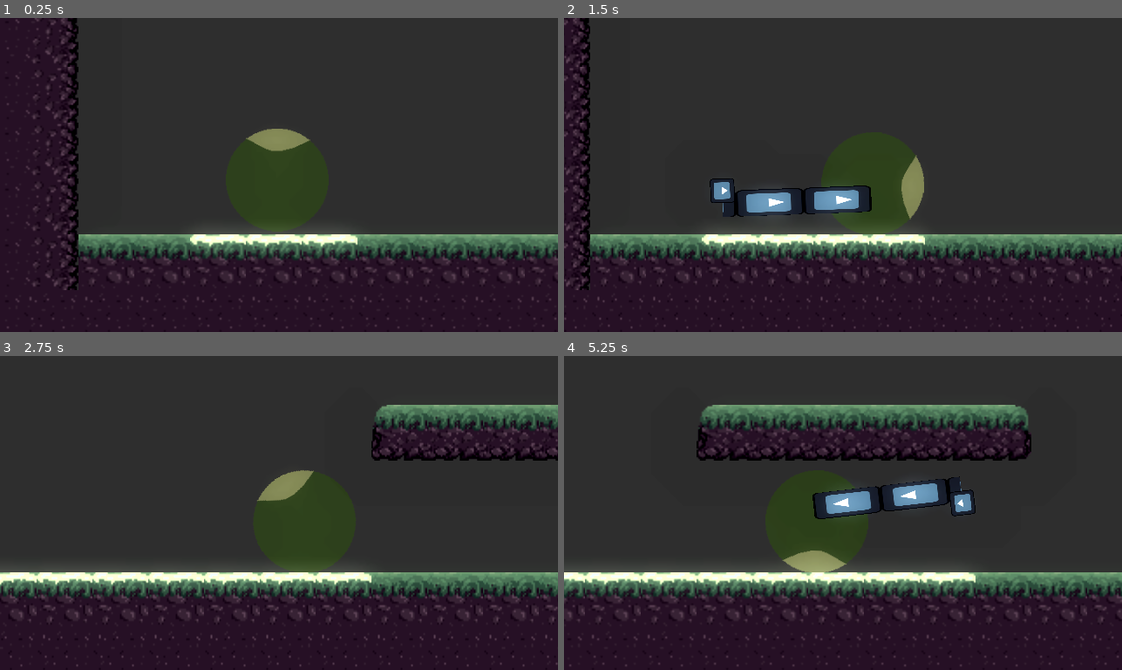
Above: before the commit, frames 1-4 (two rows, left to right).
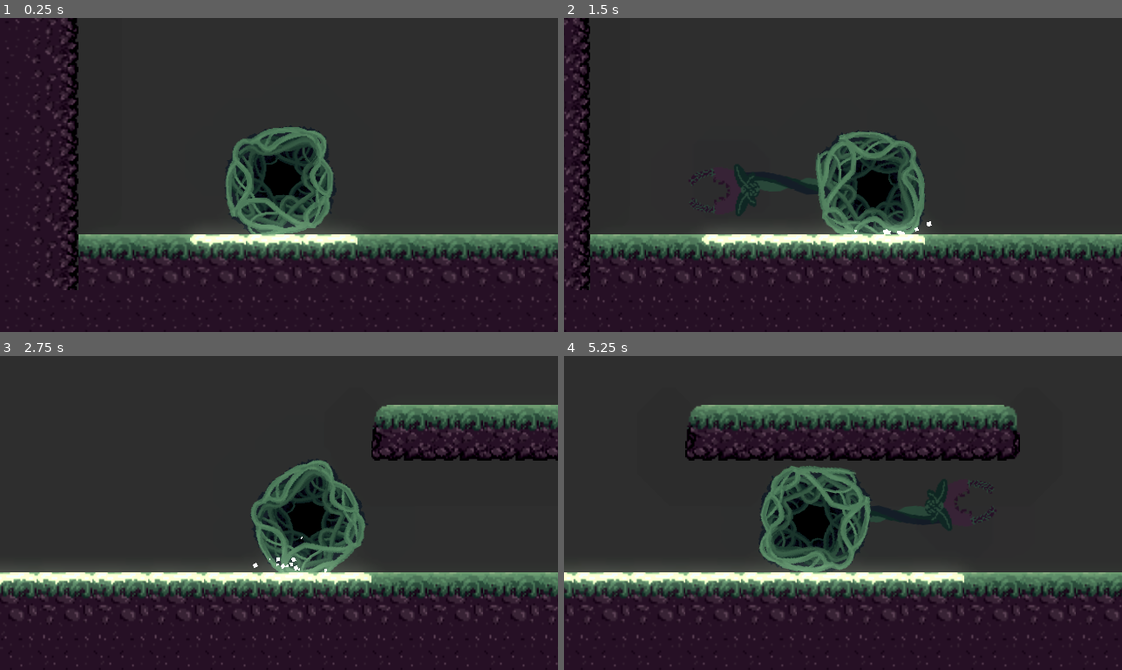
Above: after the commit, the same moments.

Repository: ViolInKK/Pirate-Software-Gamejam
Game: Godot game, scene res://scenes/lvls/test_lvl.tscn
Two runs of this game, one before a commit and one after it. Both use one fixed random seed, a clock stepped at 60 frames per second and the inputs below. The engine's default icon, where the game draws it, is replaced by a stand-in: a white triangle on a blue panel in a dark square.
Inputs (mouse positions are in pixels of both pictures, inside the frame that each line leads up to):
- Up to frame 1 (0.25 s): no input
- Up to frame 2 (1.5 s): move the mouse to (965, 159) at 0.52 s; hold D (right) 0.53-1.28 s; click (965, 159) at 0.67 s; move the mouse to (731, 190) at 1.27 s; hold S (down) from 1.28 s (still down); click (731, 190) at 1.42 s
- Up to frame 3 (2.75 s): move the mouse to (334, 443) at 2.02 s; release S (down) at 2.03 s; hold D (right) from 2.03 s (still down); click (334, 443) at 2.17 s
- Up to frame 4 (5.25 s): move the mouse to (815, 575) at 2.77 s; release D (right) at 2.78 s; hold W (up) 2.78-3.53 s; click (815, 575) at 2.92 s; move the mouse to (1010, 560) at 3.52 s; hold A (left) 3.53-5.03 s; click (1010, 560) at 3.67 s; move the mouse to (675, 465) at 4.27 s; click (675, 465) at 4.42 s; move the mouse to (870, 513) at 5.02 s; hold S (down) from 5.03 s (still down); click (870, 513) at 5.17 s

The runs differ from the first frame. In frame 1, 4.9% of the frame differs, in the area x 40-61%, y 34-69%; in frame 2, 6.3%; in frame 3, 4.8%; in frame 4, 15%, in the area x 0-100%, y 15-99%.

Commit message:
player assets. particles

Diff:
--- a/scenes/lvls/test_lvl.gd
+++ b/scenes/lvls/test_lvl.gd
@@ -11,11 +11,16 @@
 	player_projectile_instance.direction = direction
 	$Projectiles.add_child(player_projectile_instance, true)
 
+func emit_particles(tile_pos):
+	var global_pos = $TileMap.map_to_local(tile_pos)
+	$Particles.position = global_pos
+	$Particles.emitting = true
+
 func _on_player_touched_top_tile(tile_pos):
 	$TileMap.set_cell(1, tile_pos, 0, trail_atlas_cords[0])
-	#var global_pos = $TileMap.map_to_local(tile_pos)
-	#$Particles.position = global_pos
-	#$Particles.emitting = true
+	var global_pos = $TileMap.map_to_local(tile_pos)
+	$Particles/TopParticles.position = global_pos
+	$Particles/TopParticles.emitting = true
 
 func _on_player_touched_right_tile(tile_pos):
 	$TileMap.set_cell(2, tile_pos, 0, trail_atlas_cords[1])
--- a/scenes/lvls/test_lvl.tscn
+++ b/scenes/lvls/test_lvl.tscn
@@ -1,17 +1,8 @@
-[gd_scene load_steps=8 format=3 uid="uid://dilhxc07axdjj"]
+[gd_scene load_steps=10 format=3 uid="uid://dilhxc07axdjj"]
 
 [ext_resource type="PackedScene" uid="uid://c2hxdnot1llb6" path="res://scenes/player/player.tscn" id="1_ak1gj"]
 [ext_resource type="Script" path="res://scenes/lvls/test_lvl.gd" id="1_l0wt0"]
 [ext_resource type="Texture2D" uid="uid://dmi2rwixrpvmu" path="res://assets/tileset.png" id="3_oy6t2"]
-
-[sub_resource type="ParticleProcessMaterial" id="ParticleProcessMaterial_4pako"]
-emission_shape = 1
-emission_sphere_radius = 5.23
-particle_flag_disable_z = true
-gravity = Vector3(0, -100.8, 0)
-orbit_velocity_min = 0.0
-orbit_velocity_max = 0.0
-scale_max = 3.0
 
 [sub_resource type="Environment" id="Environment_i5cbm"]
 background_mode = 3
@@ -33,6 +24,29 @@
 adjustment_brightness = 0.95
 adjustment_contrast = 1.51
 adjustment_saturation = 0.43
+
+[sub_resource type="Curve" id="Curve_el7jf"]
+_data = [Vector2(0, 1), 0.0, 0.0, 0, 0, Vector2(0.511415, 1), 0.0, 0.0, 0, 0, Vector2(0.922374, 0), 0.0, 0.0, 0, 0]
+point_count = 3
+
+[sub_resource type="CurveTexture" id="CurveTexture_1t3tx"]
+curve = SubResource("Curve_el7jf")
+
+[sub_resource type="ParticleProcessMaterial" id="ParticleProcessMaterial_4pako"]
+emission_shape = 1
+emission_sphere_radius = 10.53
+particle_flag_disable_z = true
+direction = Vector3(0, -1, 0)
+spread = 71.78
+gravity = Vector3(0, 0, 0)
+initial_velocity_min = 50.0
+initial_velocity_max = 100.0
+angular_velocity_min = 11.9
+angular_velocity_max = 119.0
+orbit_velocity_min = 0.0
+orbit_velocity_max = 0.0
+scale_max = 3.0
+scale_curve = SubResource("CurveTexture_1t3tx")
 
 [sub_resource type="TileSetAtlasSource" id="TileSetAtlasSource_prlr8"]
 texture = ExtResource("3_oy6t2")
@@ -855,20 +869,42 @@
 [node name="TestLvl" type="Node2D"]
 script = ExtResource("1_l0wt0")
 
-[node name="Particles" type="GPUParticles2D" parent="."]
+[node name="WorldEnvironment" type="WorldEnvironment" parent="."]
+environment = SubResource("Environment_i5cbm")
+
+[node name="Player" parent="." instance=ExtResource("1_ak1gj")]
+position = Vector2(339, -14)
+
+[node name="Projectiles" type="Node2D" parent="."]
+
+[node name="Particles" type="Node2D" parent="."]
+
+[node name="TopParticles" type="GPUParticles2D" parent="Particles"]
 position = Vector2(536, -114)
 emitting = false
-amount = 50
+amount = 64
 process_material = SubResource("ParticleProcessMaterial_4pako")
+lifetime = 0.5
 one_shot = true
-
-[node name="WorldEnvironment" type="WorldEnvironment" parent="."]
-environment = SubResource("Environment_i5cbm")
-
-[node name="Player" parent="." instance=ExtResource("1_ak1gj")]
-position = Vector2(339, -14)
-
-[node name="Projectiles" type="Node2D" parent="."]
+trail_lifetime = 1.0
+
+[node name="BottomParticles" type="GPUParticles2D" parent="Particles"]
+visible = false
+position = Vector2(1072, -228)
+amount = 64
+process_material = SubResource("ParticleProcessMaterial_4pako")
+
+[node name="RightParticles" type="GPUParticles2D" parent="Particles"]
+visible = false
+position = Vector2(536, -114)
+amount = 64
+process_material = SubResource("ParticleProcessMaterial_4pako")
+
+[node name="LeftParticles" type="GPUParticles2D" parent="Particles"]
+visible = false
+position = Vector2(1072, -228)
+amount = 64
+process_material = SubResource("ParticleProcessMaterial_4pako")
 
 [node name="TileMap" type="TileMap" parent="."]
 tile_set = SubResource("TileSet_1nwat")
--- /dev/null
+++ b/scenes/particles/bottom_ground_particles.tscn
@@ -0,0 +1,3 @@
+[gd_scene format=3 uid="uid://dmtl4qvkqlmil"]
+
+[node name="bottom_ground_particles" type="Node2D"]
--- /dev/null
+++ b/scenes/particles/left_ground_particles.tscn
@@ -0,0 +1,86 @@
+[gd_scene load_steps=7 format=3 uid="uid://b1xhw1nnye1dy"]
+
+[sub_resource type="Curve" id="Curve_wmiaq"]
+_data = [Vector2(0, 1), 0.0, 0.0, 0, 0, Vector2(0.990867, 0), 0.0, 0.0, 0, 0]
+point_count = 2
+
+[sub_resource type="CurveTexture" id="CurveTexture_q70mk"]
+curve = SubResource("Curve_wmiaq")
+
+[sub_resource type="ParticleProcessMaterial" id="ParticleProcessMaterial_0vlgp"]
+emission_shape = 1
+emission_sphere_radius = 10.0
+particle_flag_disable_z = true
+direction = Vector3(0, -1, 0)
+spread = 71.0
+gravity = Vector3(0, 0, 0)
+initial_velocity_min = 50.0
+initial_velocity_max = 100.0
+orbit_velocity_min = 0.0
+orbit_velocity_max = 0.0
+scale_max = 3.0
+scale_curve = SubResource("CurveTexture_q70mk")
+
+[sub_resource type="Animation" id="Animation_fo37r"]
+resource_name = "default"
+length = 2.0
+tracks/0/type = "value"
+tracks/0/imported = false
+tracks/0/enabled = true
+tracks/0/path = NodePath(".:emitting")
+tracks/0/interp = 1
+tracks/0/loop_wrap = true
+tracks/0/keys = {
+"times": PackedFloat32Array(0),
+"transitions": PackedFloat32Array(1),
+"update": 1,
+"values": [true]
+}
+tracks/1/type = "method"
+tracks/1/imported = false
+tracks/1/enabled = true
+tracks/1/path = NodePath(".")
+tracks/1/interp = 1
+tracks/1/loop_wrap = true
+tracks/1/keys = {
+"times": PackedFloat32Array(2),
+"transitions": PackedFloat32Array(1),
+"values": [{
+"args": [],
+"method": &"queue_free"
+}]
+}
+
+[sub_resource type="Animation" id="Animation_m5a20"]
+length = 0.001
+tracks/0/type = "value"
+tracks/0/imported = false
+tracks/0/enabled = true
+tracks/0/path = NodePath(".:emitting")
+tracks/0/interp = 1
+tracks/0/loop_wrap = true
+tracks/0/keys = {
+"times": PackedFloat32Array(0),
+"transitions": PackedFloat32Array(1),
+"update": 1,
+"values": [false]
+}
+
+[sub_resource type="AnimationLibrary" id="AnimationLibrary_ntmov"]
+_data = {
+"RESET": SubResource("Animation_m5a20"),
+"default": SubResource("Animation_fo37r")
+}
+
+[node name="left_ground_particles" type="GPUParticles2D"]
+emitting = false
+amount = 64
+process_material = SubResource("ParticleProcessMaterial_0vlgp")
+lifetime = 0.5
+one_shot = true
+
+[node name="AnimationPlayer" type="AnimationPlayer" parent="."]
+autoplay = "default"
+libraries = {
+"": SubResource("AnimationLibrary_ntmov")
+}
--- /dev/null
+++ b/scenes/particles/right_ground_particles.tscn
@@ -0,0 +1,3 @@
+[gd_scene format=3 uid="uid://ut5pos18rkpj"]
+
+[node name="right_ground_particles" type="Node2D"]
--- /dev/null
+++ b/scenes/particles/top_ground_particles.tscn
@@ -0,0 +1,3 @@
+[gd_scene format=3 uid="uid://b313ni2gjqqe6"]
+
+[node name="top_ground_particles" type="Node2D"]
--- a/scenes/player/hook.gd
+++ b/scenes/player/hook.gd
@@ -1,19 +1,23 @@
 extends Node2D
 
 @onready var links = $Links
-var direction := Vector2(0,0)
-var tip := Vector2(0,0)
 
 const SPEED = 20
 
+var direction := Vector2(0,0)
+var tip := Vector2(0,0)
 var is_flying = false
 var is_hooked = false
+var can_shoot = true
 
 func shoot(dir: Vector2) -> void:
-	direction = dir.normalized()
-	is_flying = true
-	tip = self.global_position
-	$Despawn.start()
+	if can_shoot:
+		can_shoot = false
+		direction = dir.normalized()
+		is_flying = true
+		tip = self.global_position
+		$Despawn.start()
+		$Reload.start()
 
 func release() -> void:
 	is_flying = false
@@ -28,13 +32,15 @@
 	var tip_loc = to_local(tip)
 	links.rotation = self.position.angle_to_point(tip_loc) - deg_to_rad(90)
 	$Tip.rotation = self.position.angle_to_point(tip_loc) - deg_to_rad(90)
-	links.region_rect.size.y = tip_loc.length() * 3.3
+	links.region_rect.size.y = tip_loc.length() * 0.75
 
 func _physics_process(_delta: float) -> void:
 	$Tip.global_position = tip
 	if is_flying:
 		if $Tip.move_and_collide(direction * SPEED):
 			is_hooked = true
+			can_shoot = true
+			$Reload.stop()
 			is_flying = false
 	tip = $Tip.global_position
 
@@ -42,3 +48,6 @@
 func _on_despawn_timeout():
 	is_flying = false
 	is_hooked = false
+
+func _on_reload_timeout():
+	can_shoot = true
--- a/scenes/player/hook.tscn
+++ b/scenes/player/hook.tscn
@@ -1,35 +1,45 @@
-[gd_scene load_steps=4 format=3 uid="uid://cfad8qvcobb5s"]
+[gd_scene load_steps=5 format=3 uid="uid://cfad8qvcobb5s"]
 
-[ext_resource type="Texture2D" uid="uid://ct4mrle4oecel" path="res://icon.svg" id="1_ubran"]
 [ext_resource type="Script" path="res://scenes/player/hook.gd" id="1_uqf6o"]
+[ext_resource type="Texture2D" uid="uid://bdm8dcvmm05ji" path="res://assets/player/chain.png" id="2_nj7in"]
+[ext_resource type="Texture2D" uid="uid://d3qnjkxr6k0tq" path="res://assets/player/hooktip.png" id="3_hwgqo"]
 
 [sub_resource type="RectangleShape2D" id="RectangleShape2D_4jntt"]
-size = Vector2(13.5, 13)
+size = Vector2(25.375, 26)
 
 [node name="Hook" type="Node2D"]
 script = ExtResource("1_uqf6o")
-metadata/_edit_group_ = true
 
 [node name="Links" type="Sprite2D" parent="."]
 texture_repeat = 2
-scale = Vector2(0.121439, 0.303682)
-texture = ExtResource("1_ubran")
+scale = Vector2(0.5, 1.255)
+texture = ExtResource("2_nj7in")
 centered = false
+offset = Vector2(-40, 0)
 region_enabled = true
-region_rect = Rect2(0, 0, 125, 0)
+region_rect = Rect2(0, 0, 63.3411, 0.0828438)
 region_filter_clip_enabled = true
 
 [node name="Tip" type="CharacterBody2D" parent="."]
+position = Vector2(11, 21)
 collision_layer = 4
+metadata/_edit_group_ = true
 
 [node name="Sprite2D" type="Sprite2D" parent="Tip"]
-scale = Vector2(0.109375, 0.109375)
-texture = ExtResource("1_ubran")
+position = Vector2(1.43051e-06, -1.43051e-06)
+rotation = -3.14159
+scale = Vector2(0.712007, 0.712007)
+texture = ExtResource("3_hwgqo")
 
 [node name="CollisionShape2D" type="CollisionShape2D" parent="Tip"]
+position = Vector2(0, -5)
 shape = SubResource("RectangleShape2D_4jntt")
 
 [node name="Despawn" type="Timer" parent="."]
 wait_time = 0.35
 
+[node name="Reload" type="Timer" parent="."]
+wait_time = 0.5
+
 [connection signal="timeout" from="Despawn" to="." method="_on_despawn_timeout"]
+[connection signal="timeout" from="Reload" to="." method="_on_reload_timeout"]
--- a/scenes/player/player.tscn
+++ b/scenes/player/player.tscn
@@ -1,7 +1,7 @@
 [gd_scene load_steps=10 format=3 uid="uid://c2hxdnot1llb6"]
 
 [ext_resource type="Script" path="res://scenes/player/player.gd" id="1_3vw3c"]
-[ext_resource type="Texture2D" uid="uid://b5sjumxh1mpph" path="res://Sprite-0001.png" id="2_ja5d5"]
+[ext_resource type="Texture2D" uid="uid://c4cpdmcak4gst" path="res://assets/player/player.png" id="2_d0ie5"]
 [ext_resource type="PackedScene" uid="uid://cfad8qvcobb5s" path="res://scenes/player/hook.tscn" id="3_t4t8f"]
 
 [sub_resource type="PhysicsMaterial" id="PhysicsMaterial_sunem"]
@@ -31,16 +31,15 @@
 contact_monitor = true
 script = ExtResource("1_3vw3c")
 
-[node name="Sprite2D" type="Sprite2D" parent="."]
-position = Vector2(-1, -1)
-scale = Vector2(0.460938, 0.460938)
-texture = ExtResource("2_ja5d5")
+[node name="Hook" parent="." instance=ExtResource("3_t4t8f")]
+
+[node name="PlayerSprite" type="Sprite2D" parent="."]
+scale = Vector2(0.512695, 0.512695)
+texture = ExtResource("2_d0ie5")
 
 [node name="Hitbox" type="CollisionShape2D" parent="."]
 position = Vector2(-1, -1)
 shape = SubResource("CircleShape2D_1lvod")
-
-[node name="Hook" parent="." instance=ExtResource("3_t4t8f")]
 metadata/_edit_lock_ = true
 
 [node name="Reload" type="Timer" parent="."]
@@ -53,12 +52,15 @@
 drag_top_margin = 0.1
 drag_right_margin = 0.1
 drag_bottom_margin = 0.1
+metadata/_edit_lock_ = true
 
 [node name="TerrainDetector" type="Node2D" parent="."]
+metadata/_edit_lock_ = true
 
 [node name="TopDetector" type="Area2D" parent="TerrainDetector"]
 collision_layer = 16
 collision_mask = 32
+metadata/_edit_lock_ = true
 
 [node name="CollisionShape2D" type="CollisionShape2D" parent="TerrainDetector/TopDetector"]
 visible = false
@@ -68,6 +70,7 @@
 [node name="RightDetector" type="Area2D" parent="TerrainDetector"]
 collision_layer = 16
 collision_mask = 64
+metadata/_edit_lock_ = true
 
 [node name="CollisionShape2D" type="CollisionShape2D" parent="TerrainDetector/RightDetector"]
 visible = false
@@ -77,6 +80,7 @@
 [node name="BottomDetector" type="Area2D" parent="TerrainDetector"]
 collision_layer = 16
 collision_mask = 128
+metadata/_edit_lock_ = true
 
 [node name="CollisionShape2D" type="CollisionShape2D" parent="TerrainDetector/BottomDetector"]
 visible = false
@@ -86,6 +90,7 @@
 [node name="LeftDetector" type="Area2D" parent="TerrainDetector"]
 collision_layer = 16
 collision_mask = 256
+metadata/_edit_lock_ = true
 
 [node name="CollisionShape2D" type="CollisionShape2D" parent="TerrainDetector/LeftDetector"]
 visible = false
Binary file added: assets/player/chain.png
Not shown, added: assets/player/chain.png.import
Binary file added: assets/player/hooktip.png
Not shown, added: assets/player/hooktip.png.import
Binary file added: assets/player/player.png
Not shown, added: assets/player/player.png.import
